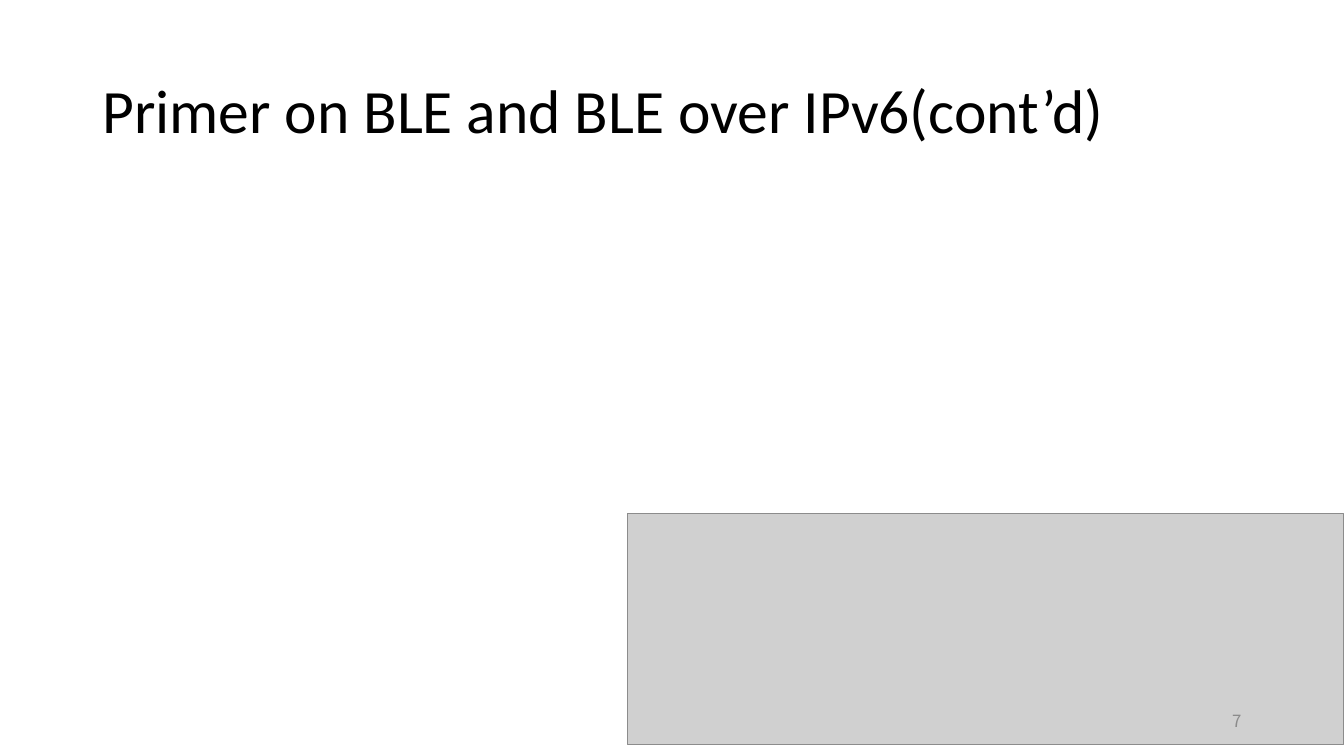
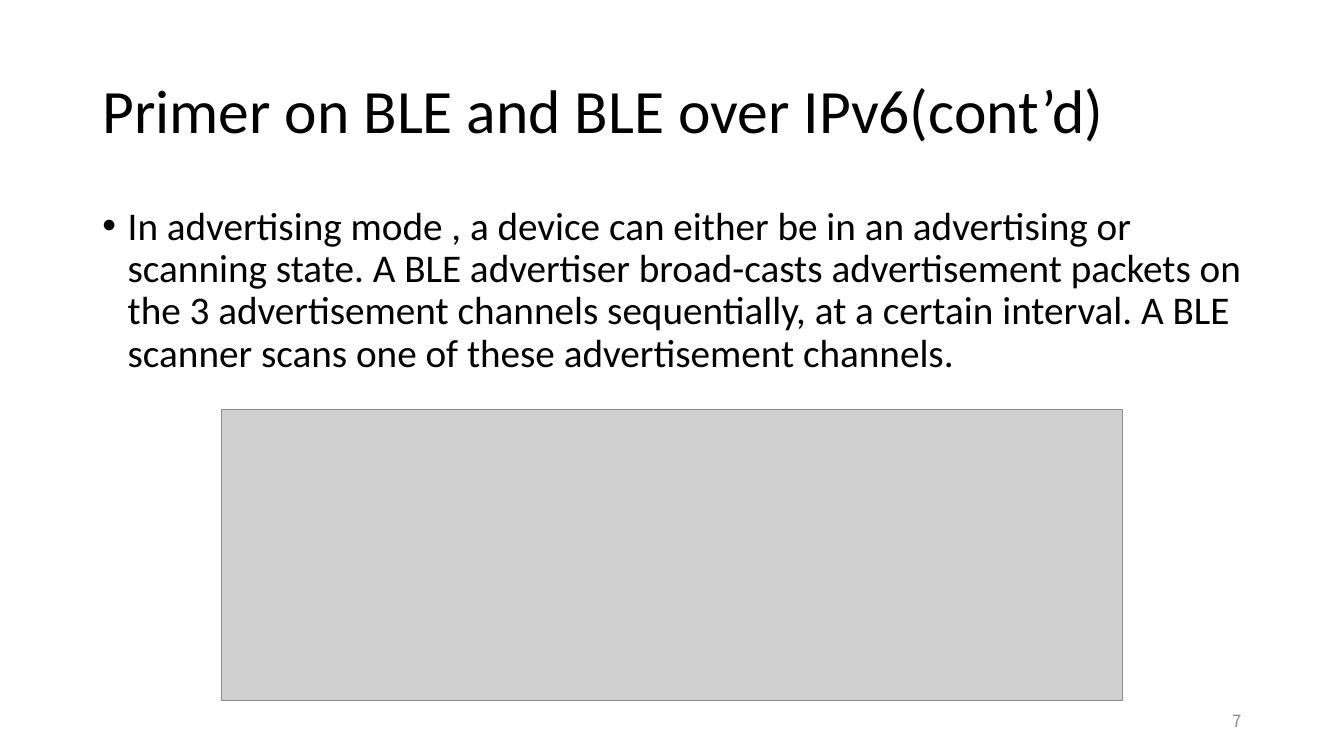
Before and after one commit to EKOISMYLOVE/NTUT_GM_PPT, a slide deck: slide 7 of A BLE-based multi-gateway network infrastructure with handover support for mobile BLE peripherals.pptx. Drawn at 1344x756 pixels with LibreOffice and Linux fonts; fonts in the diff are those of the drawing; grey boxes stand for pictures. Boxes give left, top, right and bottom in pixels: in the first picture for what was removed or moved away, otherwise in the second. Text is boxed around its words. In the diff, an @@ line names an element or a change of style, - is before the commit and + after.

```diff
--- a/A BLE-based multi-gateway network infrastructure with handover support for mobile BLE peripherals.pptx
+++ b/A BLE-based multi-gateway network infrastructure with handover support for mobile BLE peripherals.pptx
@@ text added at [128, 212, 1241, 368], 28 pt, text #000000 @@
+• In advertising mode , a device can either be in an advertising or scanning state. A BLE advertiser broad-casts advertisement packets on the 3 advertisement channels sequentially, at a certain interval. A BLE scanner scans one of these advertisement channels.
@@ picture: place and size @@
-picture at [628, 513, 1344, 745]
+picture at [222, 409, 1123, 701]
```
Also in this commit, not shown: 2 other slides changed, 7 slides added.
